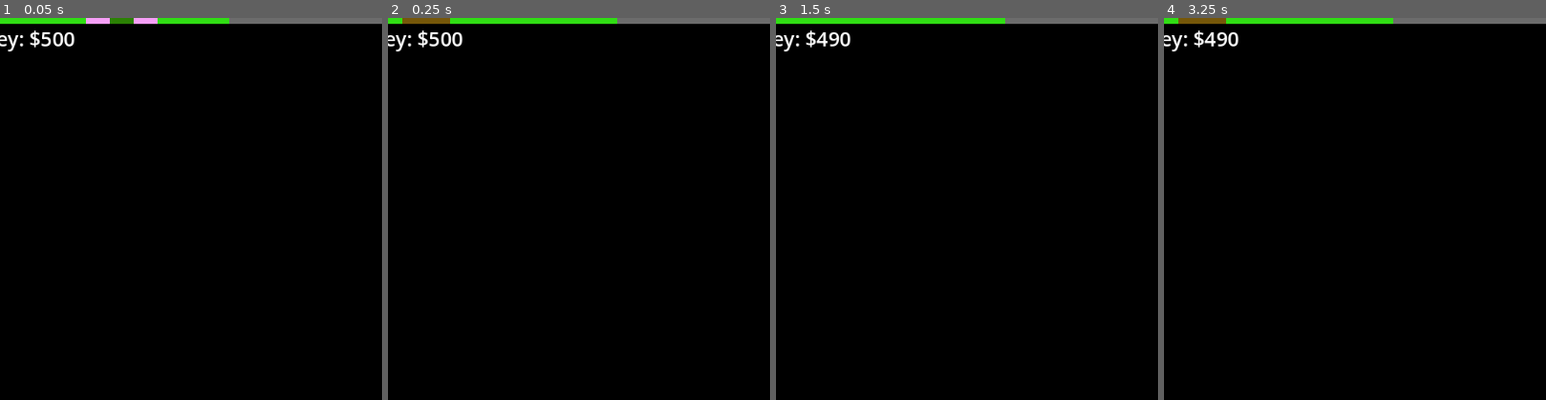
Above: before the commit, frames 1-4 (left to right).
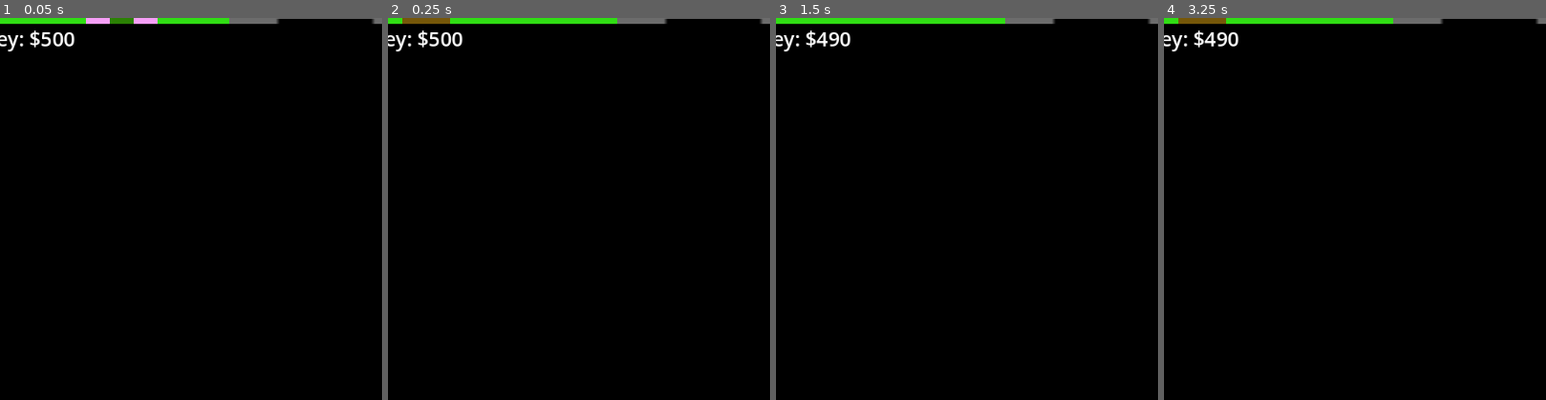
Above: after the commit, the same moments.

Repository: airo4858/we_love_gambling
Game: Godot game, scene res://main.tscn
Two runs of this game, one before a commit and one after it. Both use one fixed random seed, a clock stepped at 60 frames per second and the inputs below.
Inputs (mouse positions are % of the whole screen's width and height, from its top left):
- Up to frame 1 (0.05 s): no input
- Up to frame 2 (0.25 s): no input
- Up to frame 3 (1.5 s): move the mouse to (72, 45) at 0.52 s; click (72, 45) at 0.67 s; move the mouse to (30, 55) at 1.27 s; click (30, 55) at 1.42 s
- Up to frame 4 (3.25 s): move the mouse to (60, 28) at 2.02 s; click (60, 28) at 2.17 s; move the mouse to (45, 70) at 2.77 s; click (45, 70) at 2.92 s
The pictures show only the part of the screen within x 8-58%, y 0-50%; the shares and areas given below are measured in that part.

The runs differ from the first frame. In frame 1, 0.3% of the frame differs, in the area x 72-98%, y 0-2%; in frame 2, 0.3%; in frame 3, 0.3%; in frame 4, 0.3%.

Commit message:
added loan sharks

Diff:
--- a/main.gd
+++ b/main.gd
@@ -116,8 +116,16 @@
 				else:
 					await slots.animation_finished
 					$aw_dang_it.play()
+				if (money <= 100):
+					$RearviewAnimation.play("Shark1")
+				elif (money <= 75):
+					$RearviewAnimation.play("Shark2")
+				elif (money <= 50):
+					$RearviewAnimation.play("Shark3")
+				elif (money <= 25):
+					$RearviewAnimation.play("Shark4")
 				#Losing Code
-				if (money <= 0):
+				elif (money <= 0):
 					$Lose.visible = true
 					get_tree().paused = true
 				#await slots.animation_finished
@@ -126,3 +134,4 @@
 func _process(_delta):
 	$Lose.visible = false
 	$AnimationBackground.play("basic_driving")
+	$RearviewAnimation.play("Base")
--- a/main.tscn
+++ b/main.tscn
@@ -1,8 +1,9 @@
-[gd_scene load_steps=17 format=3 uid="uid://bdlpcgkveml0q"]
+[gd_scene load_steps=25 format=3 uid="uid://bdlpcgkveml0q"]
 
 [ext_resource type="Script" path="res://main.gd" id="1_5g57v"]
 [ext_resource type="Texture2D" uid="uid://btpwnaqsi4thd" path="res://drinkingNDriving (1).png" id="1_nnwh0"]
 [ext_resource type="PackedScene" uid="uid://6raoth6r1eah" path="res://phone.tscn" id="3_5yekr"]
+[ext_resource type="Texture2D" uid="uid://coxjx6g03yfhs" path="res://loan_shark.png" id="3_tlw4s"]
 [ext_resource type="PackedScene" uid="uid://cyu1rhlco2pfl" path="res://numbers.tscn" id="4_vvw5d"]
 [ext_resource type="PackedScene" uid="uid://dlq41jbuqoxoh" path="res://hud.tscn" id="5_pmxti"]
 [ext_resource type="Texture2D" uid="uid://bvdh5be176l10" path="res://Lose.png.png" id="6_lrjoi"]
@@ -121,6 +122,327 @@
 "basic_driving": SubResource("Animation_o8q3q")
 }
 
+[sub_resource type="Animation" id="Animation_fjgcp"]
+resource_name = "Base"
+step = 1.0
+tracks/0/type = "value"
+tracks/0/imported = false
+tracks/0/enabled = true
+tracks/0/path = NodePath("Rearview:texture")
+tracks/0/interp = 1
+tracks/0/loop_wrap = true
+tracks/0/keys = {
+"times": PackedFloat32Array(0),
+"transitions": PackedFloat32Array(1),
+"update": 1,
+"values": [ExtResource("3_tlw4s")]
+}
+tracks/1/type = "value"
+tracks/1/imported = false
+tracks/1/enabled = true
+tracks/1/path = NodePath("Rearview:hframes")
+tracks/1/interp = 1
+tracks/1/loop_wrap = true
+tracks/1/keys = {
+"times": PackedFloat32Array(0),
+"transitions": PackedFloat32Array(1),
+"update": 1,
+"values": [5]
+}
+tracks/2/type = "value"
+tracks/2/imported = false
+tracks/2/enabled = true
+tracks/2/path = NodePath("Rearview:vframes")
+tracks/2/interp = 1
+tracks/2/loop_wrap = true
+tracks/2/keys = {
+"times": PackedFloat32Array(0),
+"transitions": PackedFloat32Array(1),
+"update": 1,
+"values": [1]
+}
+tracks/3/type = "value"
+tracks/3/imported = false
+tracks/3/enabled = true
+tracks/3/path = NodePath("Rearview:frame")
+tracks/3/interp = 1
+tracks/3/loop_wrap = true
+tracks/3/keys = {
+"times": PackedFloat32Array(0),
+"transitions": PackedFloat32Array(1),
+"update": 1,
+"values": [0]
+}
+
+[sub_resource type="Animation" id="Animation_2ngn0"]
+length = 0.001
+tracks/0/type = "value"
+tracks/0/imported = false
+tracks/0/enabled = true
+tracks/0/path = NodePath("Rearview:texture")
+tracks/0/interp = 1
+tracks/0/loop_wrap = true
+tracks/0/keys = {
+"times": PackedFloat32Array(0),
+"transitions": PackedFloat32Array(1),
+"update": 1,
+"values": [ExtResource("3_tlw4s")]
+}
+tracks/1/type = "value"
+tracks/1/imported = false
+tracks/1/enabled = true
+tracks/1/path = NodePath("Rearview:hframes")
+tracks/1/interp = 1
+tracks/1/loop_wrap = true
+tracks/1/keys = {
+"times": PackedFloat32Array(0),
+"transitions": PackedFloat32Array(1),
+"update": 1,
+"values": [5]
+}
+tracks/2/type = "value"
+tracks/2/imported = false
+tracks/2/enabled = true
+tracks/2/path = NodePath("Rearview:vframes")
+tracks/2/interp = 1
+tracks/2/loop_wrap = true
+tracks/2/keys = {
+"times": PackedFloat32Array(0),
+"transitions": PackedFloat32Array(1),
+"update": 1,
+"values": [1]
+}
+tracks/3/type = "value"
+tracks/3/imported = false
+tracks/3/enabled = true
+tracks/3/path = NodePath("Rearview:frame")
+tracks/3/interp = 1
+tracks/3/loop_wrap = true
+tracks/3/keys = {
+"times": PackedFloat32Array(0),
+"transitions": PackedFloat32Array(1),
+"update": 1,
+"values": [0]
+}
+
+[sub_resource type="Animation" id="Animation_4cer7"]
+resource_name = "Shark1"
+step = 1.0
+tracks/0/type = "value"
+tracks/0/imported = false
+tracks/0/enabled = true
+tracks/0/path = NodePath("Rearview:texture")
+tracks/0/interp = 1
+tracks/0/loop_wrap = true
+tracks/0/keys = {
+"times": PackedFloat32Array(0),
+"transitions": PackedFloat32Array(1),
+"update": 1,
+"values": [ExtResource("3_tlw4s")]
+}
+tracks/1/type = "value"
+tracks/1/imported = false
+tracks/1/enabled = true
+tracks/1/path = NodePath("Rearview:hframes")
+tracks/1/interp = 1
+tracks/1/loop_wrap = true
+tracks/1/keys = {
+"times": PackedFloat32Array(0),
+"transitions": PackedFloat32Array(1),
+"update": 1,
+"values": [5]
+}
+tracks/2/type = "value"
+tracks/2/imported = false
+tracks/2/enabled = true
+tracks/2/path = NodePath("Rearview:vframes")
+tracks/2/interp = 1
+tracks/2/loop_wrap = true
+tracks/2/keys = {
+"times": PackedFloat32Array(0),
+"transitions": PackedFloat32Array(1),
+"update": 1,
+"values": [1]
+}
+tracks/3/type = "value"
+tracks/3/imported = false
+tracks/3/enabled = true
+tracks/3/path = NodePath("Rearview:frame")
+tracks/3/interp = 1
+tracks/3/loop_wrap = true
+tracks/3/keys = {
+"times": PackedFloat32Array(0),
+"transitions": PackedFloat32Array(1),
+"update": 1,
+"values": [1]
+}
+
+[sub_resource type="Animation" id="Animation_ebpls"]
+resource_name = "Shark2"
+step = 1.0
+tracks/0/type = "value"
+tracks/0/imported = false
+tracks/0/enabled = true
+tracks/0/path = NodePath("Rearview:texture")
+tracks/0/interp = 1
+tracks/0/loop_wrap = true
+tracks/0/keys = {
+"times": PackedFloat32Array(0),
+"transitions": PackedFloat32Array(1),
+"update": 1,
+"values": [ExtResource("3_tlw4s")]
+}
+tracks/1/type = "value"
+tracks/1/imported = false
+tracks/1/enabled = true
+tracks/1/path = NodePath("Rearview:hframes")
+tracks/1/interp = 1
+tracks/1/loop_wrap = true
+tracks/1/keys = {
+"times": PackedFloat32Array(0),
+"transitions": PackedFloat32Array(1),
+"update": 1,
+"values": [5]
+}
+tracks/2/type = "value"
+tracks/2/imported = false
+tracks/2/enabled = true
+tracks/2/path = NodePath("Rearview:vframes")
+tracks/2/interp = 1
+tracks/2/loop_wrap = true
+tracks/2/keys = {
+"times": PackedFloat32Array(0),
+"transitions": PackedFloat32Array(1),
+"update": 1,
+"values": [1]
+}
+tracks/3/type = "value"
+tracks/3/imported = false
+tracks/3/enabled = true
+tracks/3/path = NodePath("Rearview:frame")
+tracks/3/interp = 1
+tracks/3/loop_wrap = true
+tracks/3/keys = {
+"times": PackedFloat32Array(0),
+"transitions": PackedFloat32Array(1),
+"update": 1,
+"values": [2]
+}
+
+[sub_resource type="Animation" id="Animation_o28ij"]
+resource_name = "Shark3"
+step = 1.0
+tracks/0/type = "value"
+tracks/0/imported = false
+tracks/0/enabled = true
+tracks/0/path = NodePath("Rearview:texture")
+tracks/0/interp = 1
+tracks/0/loop_wrap = true
+tracks/0/keys = {
+"times": PackedFloat32Array(0),
+"transitions": PackedFloat32Array(1),
+"update": 1,
+"values": [ExtResource("3_tlw4s")]
+}
+tracks/1/type = "value"
+tracks/1/imported = false
+tracks/1/enabled = true
+tracks/1/path = NodePath("Rearview:hframes")
+tracks/1/interp = 1
+tracks/1/loop_wrap = true
+tracks/1/keys = {
+"times": PackedFloat32Array(0),
+"transitions": PackedFloat32Array(1),
+"update": 1,
+"values": [5]
+}
+tracks/2/type = "value"
+tracks/2/imported = false
+tracks/2/enabled = true
+tracks/2/path = NodePath("Rearview:vframes")
+tracks/2/interp = 1
+tracks/2/loop_wrap = true
+tracks/2/keys = {
+"times": PackedFloat32Array(0),
+"transitions": PackedFloat32Array(1),
+"update": 1,
+"values": [1]
+}
+tracks/3/type = "value"
+tracks/3/imported = false
+tracks/3/enabled = true
+tracks/3/path = NodePath("Rearview:frame")
+tracks/3/interp = 1
+tracks/3/loop_wrap = true
+tracks/3/keys = {
+"times": PackedFloat32Array(0),
+"transitions": PackedFloat32Array(1),
+"update": 1,
+"values": [3]
+}
+
+[sub_resource type="Animation" id="Animation_l75bs"]
+resource_name = "Shark4"
+step = 1.0
+tracks/0/type = "value"
+tracks/0/imported = false
+tracks/0/enabled = true
+tracks/0/path = NodePath("Rearview:texture")
+tracks/0/interp = 1
+tracks/0/loop_wrap = true
+tracks/0/keys = {
+"times": PackedFloat32Array(0),
+"transitions": PackedFloat32Array(1),
+"update": 1,
+"values": [ExtResource("3_tlw4s")]
+}
+tracks/1/type = "value"
+tracks/1/imported = false
+tracks/1/enabled = true
+tracks/1/path = NodePath("Rearview:hframes")
+tracks/1/interp = 1
+tracks/1/loop_wrap = true
+tracks/1/keys = {
+"times": PackedFloat32Array(0),
+"transitions": PackedFloat32Array(1),
+"update": 1,
+"values": [5]
+}
+tracks/2/type = "value"
+tracks/2/imported = false
+tracks/2/enabled = true
+tracks/2/path = NodePath("Rearview:vframes")
+tracks/2/interp = 1
+tracks/2/loop_wrap = true
+tracks/2/keys = {
+"times": PackedFloat32Array(0),
+"transitions": PackedFloat32Array(1),
+"update": 1,
+"values": [1]
+}
+tracks/3/type = "value"
+tracks/3/imported = false
+tracks/3/enabled = true
+tracks/3/path = NodePath("Rearview:frame")
+tracks/3/interp = 1
+tracks/3/loop_wrap = true
+tracks/3/keys = {
+"times": PackedFloat32Array(0),
+"transitions": PackedFloat32Array(1),
+"update": 1,
+"values": [4]
+}
+
+[sub_resource type="AnimationLibrary" id="AnimationLibrary_qlj5x"]
+_data = {
+"Base": SubResource("Animation_fjgcp"),
+"RESET": SubResource("Animation_2ngn0"),
+"Shark1": SubResource("Animation_4cer7"),
+"Shark2": SubResource("Animation_ebpls"),
+"Shark3": SubResource("Animation_o28ij"),
+"Shark4": SubResource("Animation_l75bs")
+}
+
 [sub_resource type="Animation" id="Animation_xjfhg"]
 length = 0.001
 tracks/0/type = "value"
@@ -242,6 +564,17 @@
 [node name="AnimationBackground" type="AnimationPlayer" parent="."]
 libraries = {
 "": SubResource("AnimationLibrary_ep53v")
+}
+
+[node name="Rearview" type="Sprite2D" parent="."]
+position = Vector2(513, 509)
+scale = Vector2(5.32292, 5.32292)
+texture = ExtResource("3_tlw4s")
+hframes = 5
+
+[node name="RearviewAnimation" type="AnimationPlayer" parent="."]
+libraries = {
+"": SubResource("AnimationLibrary_qlj5x")
 }
 
 [node name="Phone" parent="." instance=ExtResource("3_5yekr")]
Binary file added: loan_shark.png
Not shown, added: loan_shark.png.import
